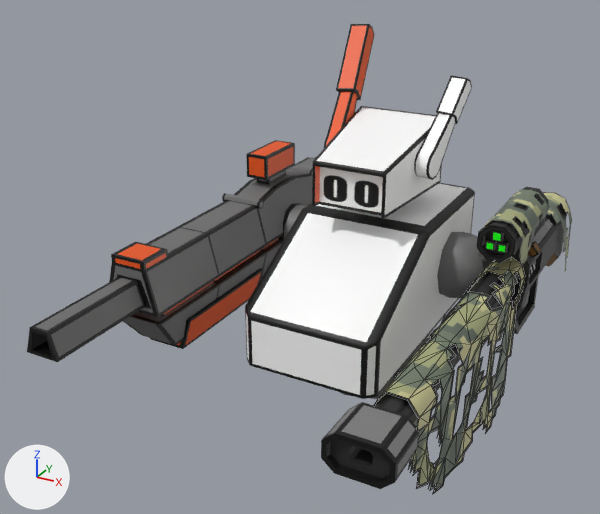
What one commit did to the Blender file Jacob Blender/Player/Sniper.blend.
Before and after are seen from a 50 mm camera at (1.83, -4.19, 3.94) aimed at (-0.2, -0.5, 2.09). The axes (+X, +Y, +Z) are drawn at lower left. The lights are the same throughout. Mesh edges are drawn as thin lines on the coarser meshes.

The scene before the commit, as lines of its bpy script (objects in view):
```python
me_cube_003 = bpy.data.meshes.new('Cube.003')
me_cube_003.from_pydata(...)  # 268 vertices, 252 faces; spans x -0.1..0.1, y -0.2..0.5, z -0.145..0.1
me_cube_003.materials.append(mat_sniper)  # picture img_sniper_texture_png
me_cylinder_002 = bpy.data.meshes.new('Cylinder.002')
me_cylinder_002.from_pydata(...)  # 1980 vertices, 1841 faces; spans x -1.06..0.68, y -1.9..1.12, z -0.19..1.84
# faces by material slot: [706, 1135]
me_cylinder_002.materials.append(mat_player_mat)
me_cylinder_002.materials.append(mat_player_mat_001)  # picture img_player_texture_png
me_plane = bpy.data.meshes.new('Plane')
me_plane.from_pydata(...)  # 505 vertices, 506 faces; spans x -0.12..0.14, y -0.84..0.91, z -0.81..0.02
me_plane.polygons.foreach_set('use_smooth', [True] * 506)
me_plane.materials.append(mat_sniper_camo)  # picture img_sniper_camo_png
ob_mech_torso = bpy.data.objects.new('Mech Torso', me_cylinder_002)
ob_mech_torso.location = (0.026, 0.043, 1.375)
ob_sniper_barrel_camo = bpy.data.objects.new('Sniper Barrel Camo]', me_plane)
ob_sniper_barrel_camo.parent = ob_sniper_barrel
ob_sniper_barrel_camo.matrix_parent_inverse = Matrix(((1.0, 0.0, 0.0, -0.8), (0.0, 1.0, 0.0, 0.0), (0.0, 0.0, 1.0, -2.0), (0.0, 0.0, 0.0, 1.0)))
ob_sniper_barrel_camo.location = (0.797, -0.762, 2.055)
ob_sniper_laser_scope = bpy.data.objects.new('Sniper Laser Scope', me_cube_003)
ob_sniper_laser_scope.parent = ob_sniper_main
ob_sniper_laser_scope.matrix_parent_inverse = Matrix(((1.0, 0.0, 0.0, -0.5), (0.0, 1.0, 0.0, -0.22), (0.0, 0.0, 1.0, -1.91), (0.0, 0.0, 0.0, 1.0)))
ob_sniper_laser_scope.location = (0.8, 0.0, 2.259)
# also in view: 'Sniper Main' at (0.66, 0.33, 1.9); 'Sniper Laser Scope Camo' at (0.8, 0.14, 2.23); 'Sniper Main Camo' at (0.8, 0.78, 1.91); 'Sniper Barrel' at (0.8, -0.89, 2.0)
```
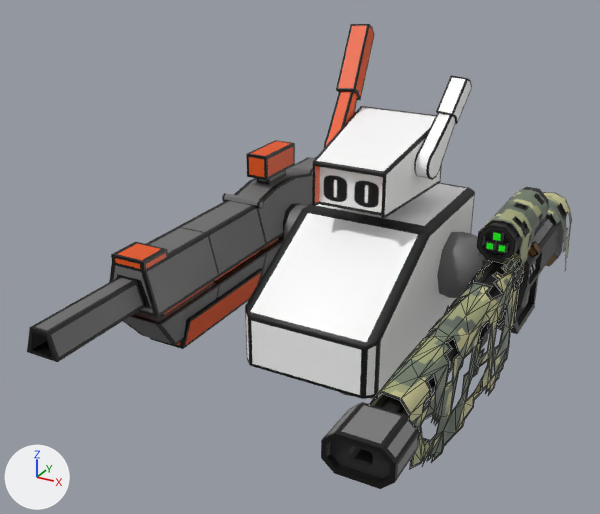
Location of each change, [x1, y1, x2, y2] in pixels of the pictures (600 x 514 px):
'Sniper Barrel Camo]', mesh rescaled, moved (9% shorter): before [374, 257, 525, 494]; after [369, 253, 524, 469]

Patch to the scene script:
```diff
--- a/Jacob Blender/Player/Sniper.blend.py
+++ b/Jacob Blender/Player/Sniper.blend.py
@@ me_plane @@
 me_plane.from_pydata(...)  # 505 vertices, 506 faces; spans x -0.12..0.14, y -0.84..0.91, z -0.81..0.02
 # used by ob_sniper_barrel_camo; parent = ob_sniper_barrel; location = (0.797, -0.762, 2.055)
+# me_plane part 1: the whole mesh is scaled about the mesh origin by (0.871, 1.09, 0.776)
 me_plane.materials.append(mat_sniper_camo)
@@ ob_sniper_barrel_camo @@
 ob_sniper_barrel_camo.matrix_parent_inverse = Matrix(((1.0, 0.0, 0.0, -0.8), (0.0, 1.0, 0.0, 0.0), (0.0, 0.0, 1.0, -2.0), (0.0, 0.0, 0.0, 1.0)))
-ob_sniper_barrel_camo.location = (0.797, -0.762, 2.055)
+ob_sniper_barrel_camo.location = (0.797, -0.762, 2.097)
```
